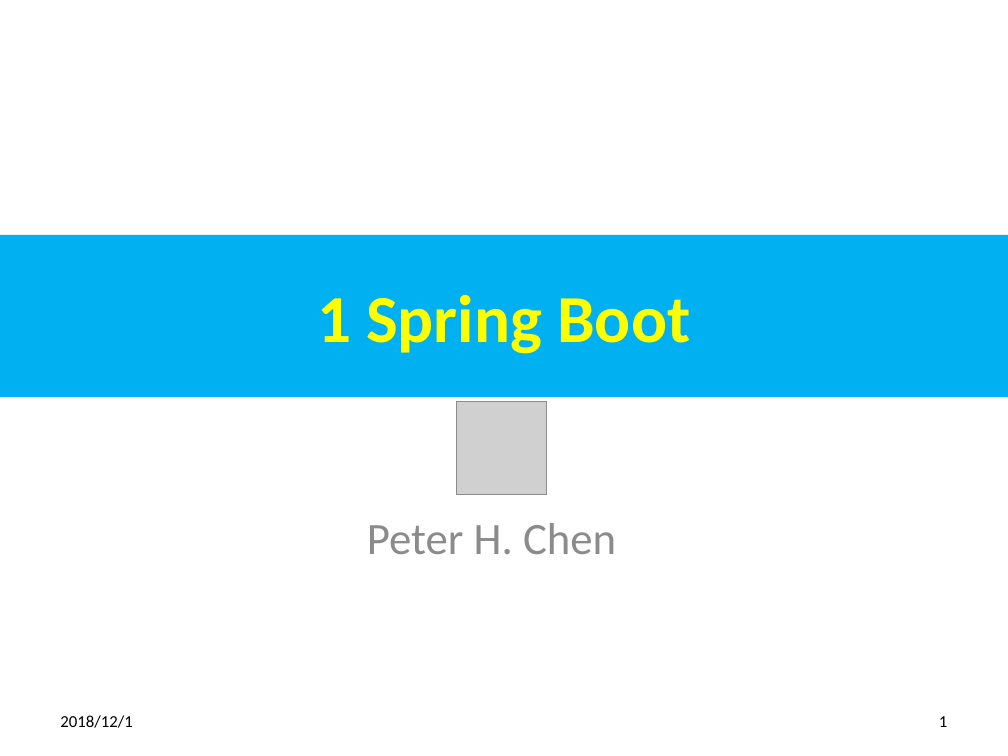
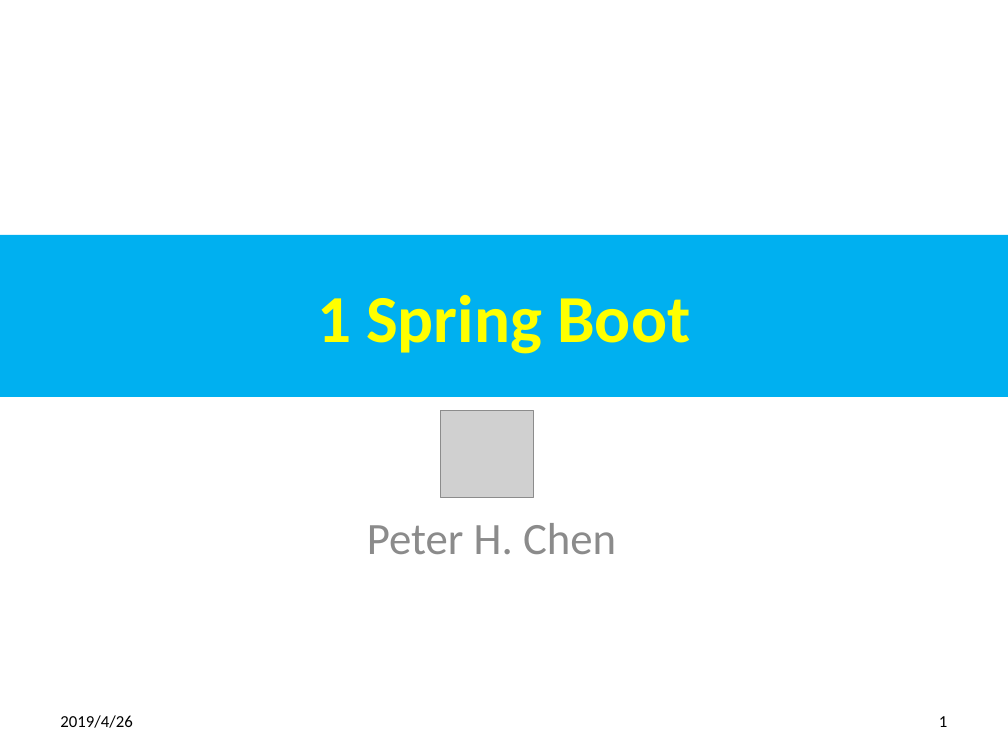
Before and after one commit to peterhchen/100-spring-boot, a slide deck: slide 1 of 15_Ch01_Intro.pptx. Drawn at 1008x756 pixels with LibreOffice and Linux fonts; fonts in the diff are those of the drawing; grey boxes stand for pictures. Boxes give left, top, right and bottom in pixels: in the first picture for what was removed or moved away, otherwise in the second. Text is boxed around its words. In the diff, an @@ line names an element or a change of style, - is before the commit and + after.

Commit message:
Spring Boot Introduction

```diff
--- a/15_Ch01_Intro.pptx
+++ b/15_Ch01_Intro.pptx
@@ picture: place and size @@
-picture at (457, 402, 547, 495)
+picture at (440, 410, 533, 498)
@@ text at (60, 715, 132, 728): text changed @@
-2018/12/1
+2019/4/26
```
Also in this commit, not shown: 2 other slides changed, 1 slide added.
